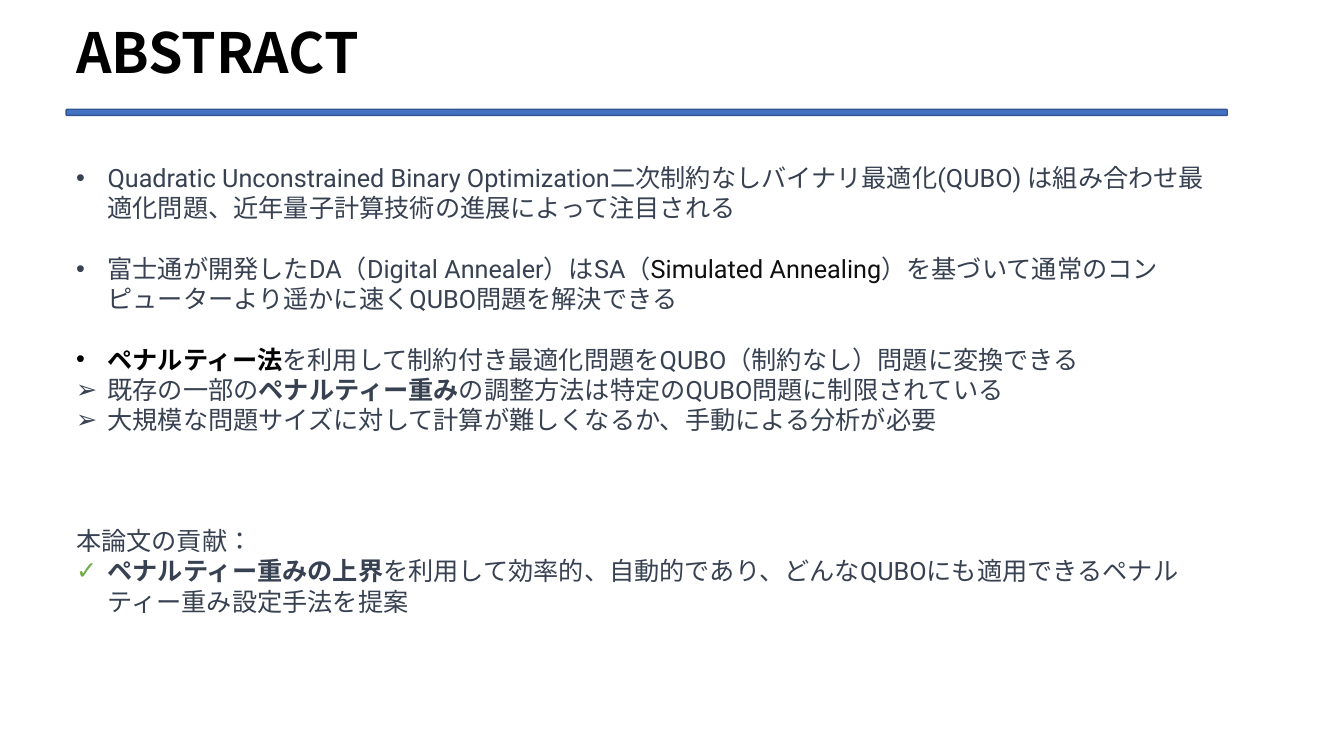
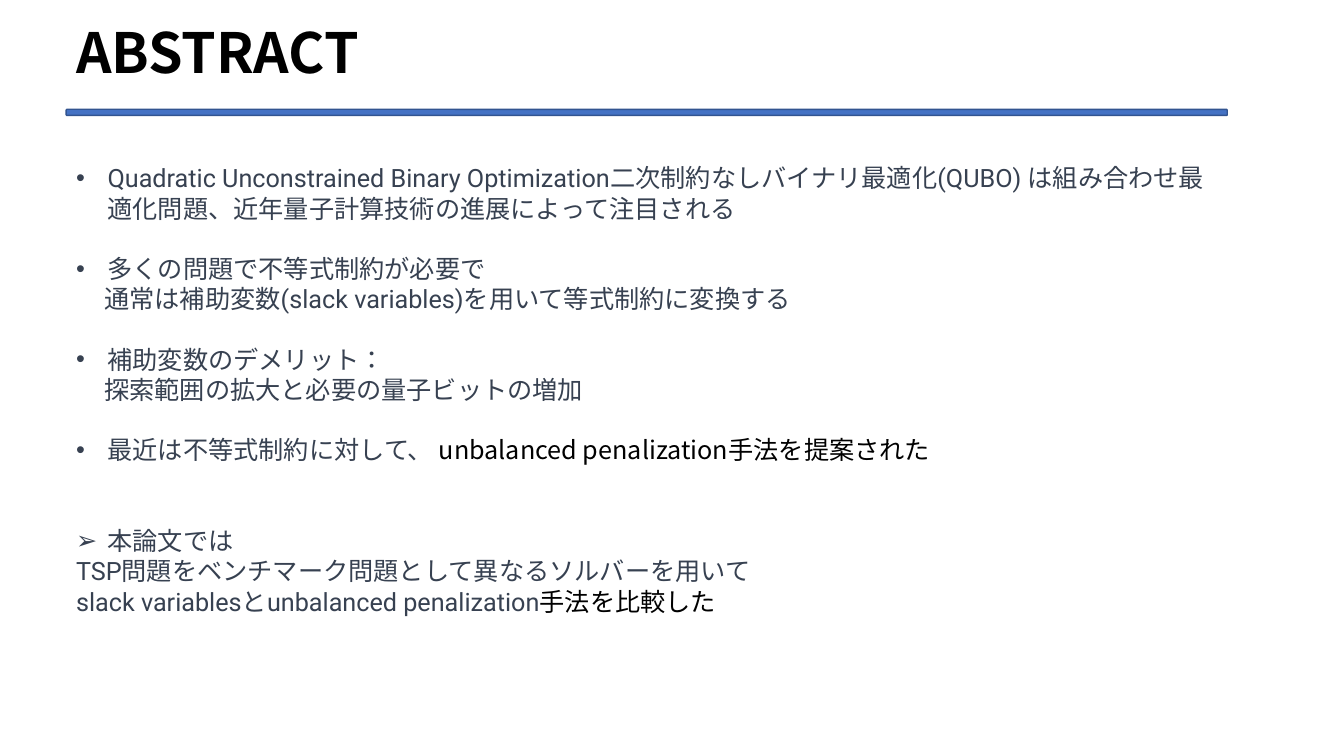
Before and after one commit to Legolas9999/zemi, a slide deck: slide 4 of 第二次/lcj_ron_zemi2.pptx. Drawn at 1344x756 pixels with LibreOffice and Linux fonts; fonts in the diff are those of the drawing. Boxes give left, top, right and bottom in pixels: in the first picture for what was removed or moved away, otherwise in the second. Text is boxed around its words. In the diff, an @@ line names an element or a change of style, - is before the commit and + after.

```diff
--- a/第二次/lcj_ron_zemi2.pptx
+++ b/第二次/lcj_ron_zemi2.pptx
@@ text at <box>76,257,930,616</box>: text changed @@
-• 富士通が開発したDA（Digital Annealer）はSA（Simulated Annealing）を基づいて通常のコンピューターより遥かに速くQUBO問題を解決できる
-• ペナルティー法を利用して制約付き最適化問題をQUBO（制約なし）問題に変換できる
-➢ 既存の一部のペナルティー重みの調整方法は特定のQUBO問題に制限されている
-➢ 大規模な問題サイズに対して計算が難しくなるか、手動による分析が必要
-本論文の貢献：
-✓ ペナルティー重みの上界を利用して効率的、自動的であり、どんなQUBOにも適用できるペナルティー重み設定手法を提案
+• 多くの問題で不等式制約が必要で
+通常は補助変数(slack variables)を用いて等式制約に変換する
+• 補助変数のデメリット：
+探索範囲の拡大と必要の量子ビットの増加
+• 最近は不等式制約に対して、 unbalanced penalization手法を提案された
+➢ 本論文では
+TSP問題をベンチマーク問題として異なるソルバーを用いて
+slack variablesとunbalanced penalization手法を比較した
```
Also in this commit, not shown: 8 other slides changed, 12 slides added, 44 slides removed.
